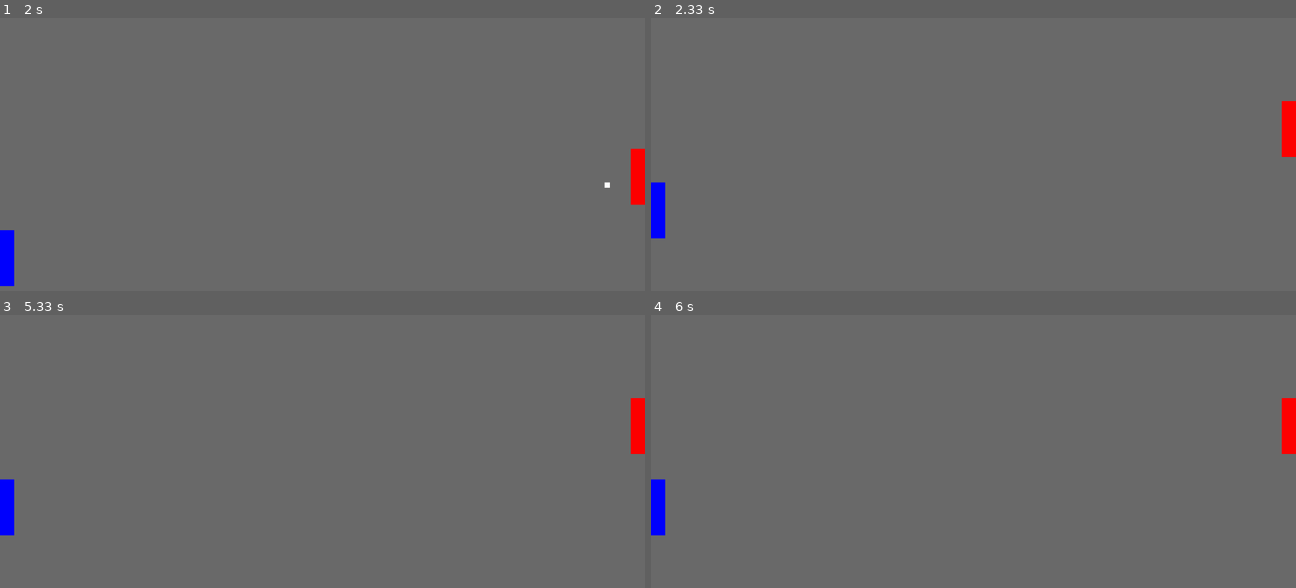
Above: before the commit, frames 1-4 (two rows, left to right).
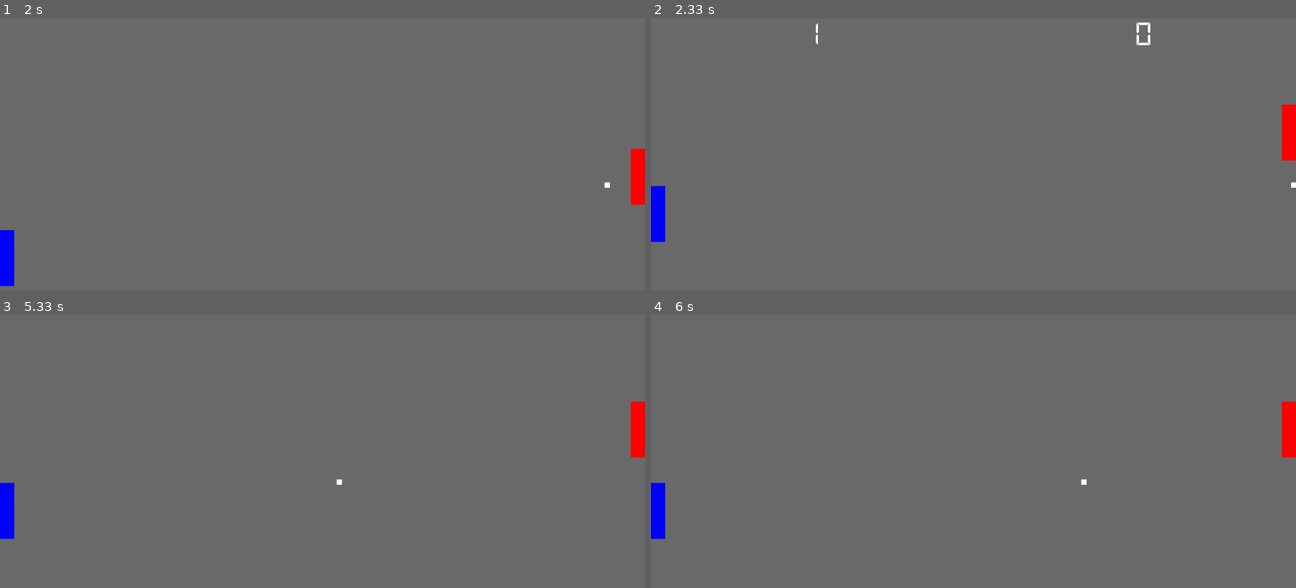
Above: after the commit, the same moments.

Repository: matheussabatine/treino_python
Game: pygame game, started from pong/main.py
Same seed, same stepped clock (60 frames per second), same inputs: the game is played once before the commit and once after it.
Inputs:
- Up to frame 1 (2 s): hold Up 0.33-0.8 s; hold Down 0.83-1.13 s; hold S 0.83-1.13 s; hold Up 1.17-1.53 s; hold W 1.17-1.53 s; hold Down 1.57-1.93 s; hold S 1.57-1.93 s; hold Up from 1.97 s (still down); hold W from 1.97 s (still down)
- Up to frame 2 (2.33 s): release Up at 2.27 s; release W at 2.27 s
- Up to frame 3 (5.33 s): no input
- Up to frame 4 (6 s): no input

Frame 1 is identical in both runs. In frame 2, 0.3% of the frame differs, in the area x 0-100%, y 1-83%; in frame 3, 0.1%; in frame 4, 0.1%.

Commit message:
fwefwerfw

Diff:
--- /dev/null
+++ b/pong/ball_file.py
@@ -0,0 +1,65 @@
+import pygame as pg
+#from main import player_1, player_2, screen
+import time
+
+class Ball_class():
+
+
+    def __init__(self, screen):
+        self.width= 15
+        self.height= 15
+        self.screen= screen
+        self.position= pg.Rect(self.screen.get_width()/2, self.screen.get_height()/2, self.width, self.height)
+        self.last_position= self.position
+        self.vel= 4
+        self.max_vel= 28
+        self.vector= pg.Vector2(self.vel, 0)
+        self.angles= {min:30, max:-30}
+
+    def ball_move(self):
+        self.last_position= self.position
+        # cria algo para verificar quando bola for varar tela
+        self.position.move_ip(self.vector)
+
+            #reflete quando toca a parede e chao
+        if self.position.top <= 0 or self.position.bottom >= self.screen.get_height():
+            self.vector.y *= -1
+
+    def ball_collider_left(self, player_status):
+        self.vector.x *= -1
+        self.ball_acelerrate()
+        #angle turn
+        if player_status == 'moving_up':
+            self.vector.rotate_ip(-30)
+        elif player_status == 'moving_down':
+            self.vector.rotate_ip(30)
+
+    def ball_collider_right(self, player_status):
+        self.vector.x *= -1
+        self.ball_acelerrate()
+        #angle turn
+        if player_status == 'moving_up':
+            self.vector.rotate_ip(30)
+        elif player_status == 'moving_down':
+            self.vector.rotate_ip(-30)
+
+        #speeding up the ball
+
+
+    def ball_acelerrate(self):
+        if self.vector.x < self.max_vel and self.vector.x > 0:
+            self.vector.x += 1
+        elif self.vector.x > self.max_vel*-1 and self.vector.x < 0:
+            self.vector.x += -1
+
+
+    def goal(self, point, player_1, player_2, screen):
+        white= (255, 255, 255)
+        point.points += 1
+        my_font = pg.font.Font('thirdparty\\fonts\\DS-DIGI.TTF', 100)
+        text_surface_left = my_font.render('{}'.format(player_1.points), False, white)
+        text_surface_right = my_font.render('{}'.format(player_2.points), False, white)
+        screen.blit(text_surface_left, (screen.get_width()*1/4, 5))
+        screen.blit(text_surface_right, (screen.get_width()*3/4, 5))
+        pg.display.update()
+        time.sleep(3)
--- a/pong/main.py
+++ b/pong/main.py
@@ -1,7 +1,8 @@
 import pygame as pg
 import os
+import time
 from player import Player
-from ball import Ball
+from ball_file import Ball_class
 
 # pygame setup
 pg.init()
@@ -47,8 +48,8 @@
 player_2_up=pg.K_UP
 player_2_down=pg.K_DOWN
 
-ball= Ball(screen)
-# hit(i use to this to avoid the ball glitching inside the bat,verification at: ball_collision):
+ball= Ball_class(screen)
+# hit(i use this to avoid the ball glitching inside the bat,verification at: ball_collision):
 # 0 = ball didn't hit the bat
 # 1 = ball hitted the bat
 hit= 0
@@ -63,6 +64,7 @@
 clock = pg.time.Clock()
 deltaTime = clock.tick(100) / 1000
 
+
 #game loop
 while running:
     # poll for events
@@ -75,31 +77,39 @@
     background.fill(grey, player_1.last_position)
     background.fill(grey, player_2.last_position)
     background.fill(grey, ball.last_position)
-    # PHISICS
+
+    if ball.position.left <= 0:
+
+        ball.goal(player_2, player_1, player_2, screen)
+        del ball
+        ball= Ball_class(screen)
+
+    elif ball.position.right >= screen.get_width():
+
+        ball.goal(player_1, player_1, player_2, screen)
+        del ball
+        ball= Ball_class(screen)
+
+# PHISICS
     #move the players
     player_1.player_move(deltaTime, player_1_up, player_1_down )
     player_2.player_move(deltaTime, player_2_up, player_2_down )
-    print(player_2.status)
 
     #ball collision at players
-    ball_collision_player_1= pg.Rect.colliderect(ball.position, player_1.position)
-    ball_collision_player_2= pg.Rect.colliderect(ball.position, player_2.position)
-    if ball_collision_player_1== True and hit== 0:
-            ball.ball_collider(player_1.status)
+    ball_collision= pg.Rect.colliderect(ball.position, player_1.position) or pg.Rect.colliderect(ball.position, player_2.position)
+
+    if ball_collision== True and hit== 0:
+            if ball.position.x < background.get_width()/2:
+                ball.ball_collider_left(player_1.status)
+            else:
+                ball.ball_collider_right(player_2.status)
             hit= 1
-    elif ball_collision_player_1== False and hit== 1:
+    elif ball_collision== False and hit== 1:
             hit= 0
-
-    if ball_collision_player_2== True and hit== 0:
-            ball.ball_collider(player_2.status)
-            hit= 1
-    elif ball_collision_player_2== False and hit== 1:
-            hit= 0
-
     ball.ball_move()
     print(ball.vector)
 
-    # END OF PHISICS
+# END OF PHISICS
 
     #redraw the players, and ball on the the surface 'background'
     pg.draw.rect(background, blue, player_1.position)
Binary file added: pong/thirdparty/fonts/DS-DIGI.TTF
Not shown, added: pong/thirdparty/fonts/fonts_use.txt
